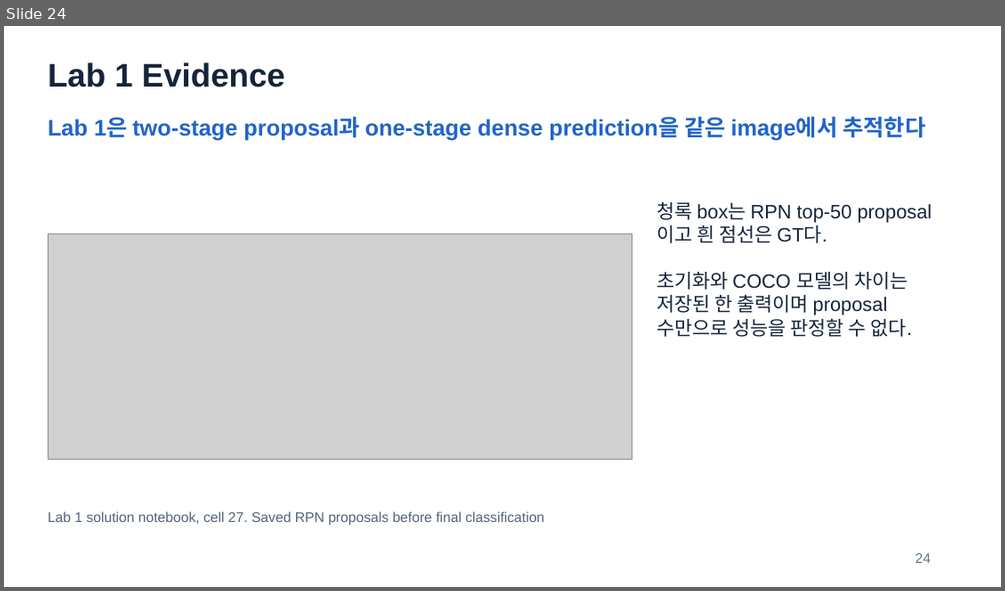
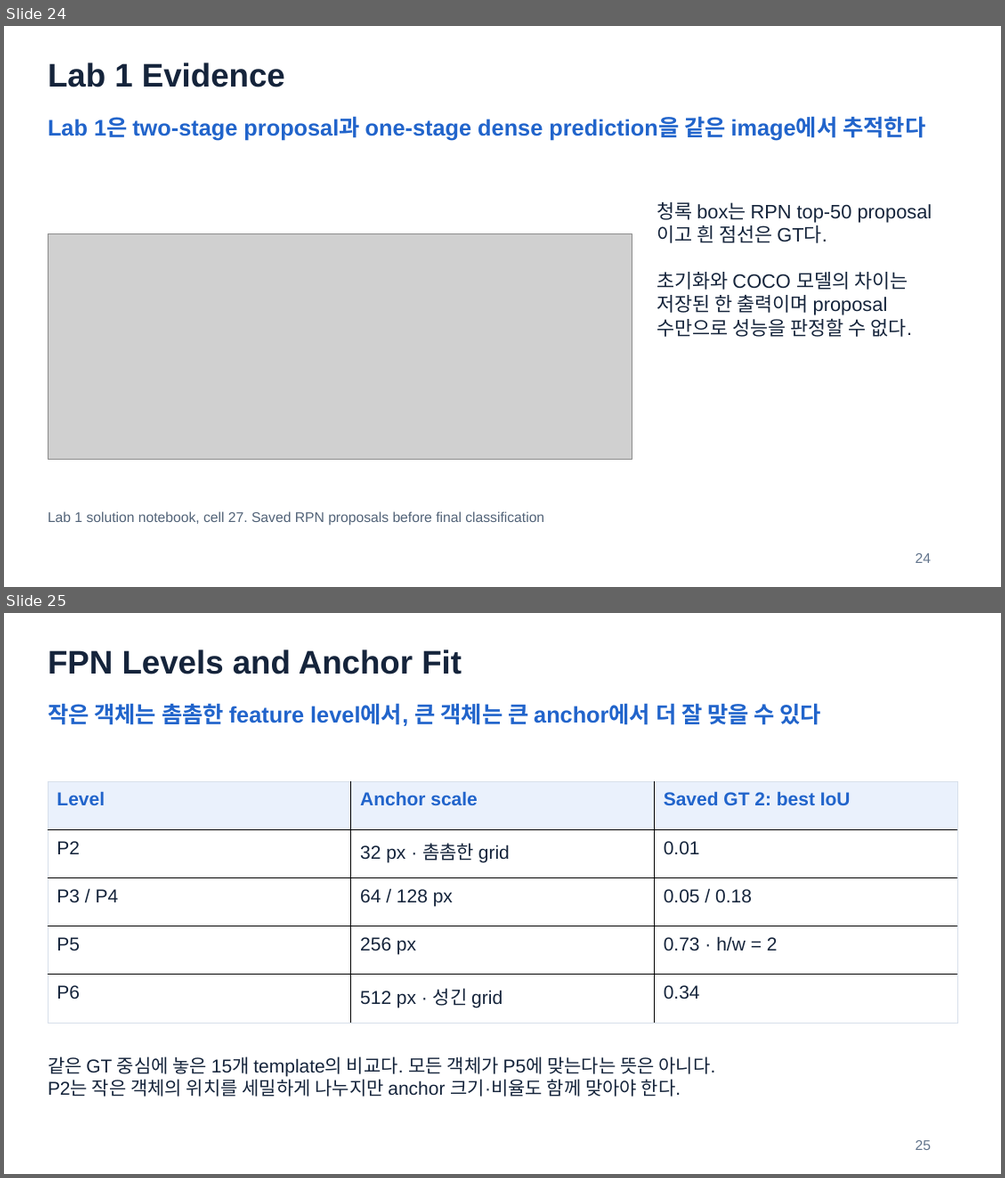
Before and after one commit to HyeonWooNa0861/HyeonWooNa0861.github.io, a slide deck: assets/presentations/study/autonomous-driving/adc-midterm-review-slides.pptx. Shown one above the other, each under a label of ours: slide 24 before the commit, slides 24 and 25 after it. The pictures are 1005x591 and 1005x1178 pixels, drawn with LibreOffice and Linux fonts; fonts in the diff are those of the drawing; grey boxes stand for pictures. Boxes give left, top, right and bottom in pixels: in the first picture for what was removed or moved away, otherwise in the second. Text is boxed around its words. In the diff, an @@ line names an element or a change of style, - is before the commit and + after.

```diff
--- a/assets/presentations/study/autonomous-driving/adc-midterm-review-slides.pptx
+++ b/assets/presentations/study/autonomous-driving/adc-midterm-review-slides.pptx
@@ slide 25 added at (x1=4, y1=613, x2=1001, y2=1174), background #FFFFFF @@
@@ text added at (x1=48, y1=649, x2=461, y2=674), 31.5 pt, text #15243B, bold @@
+FPN Levels and Anchor Fit
@@ text added at (x1=48, y1=703, x2=822, y2=726), 21.8 pt, text #2164CB, bold @@
+작은 객체는 촘촘한 feature level에서, 큰 객체는 큰 anchor에서 더 잘 맞을 수 있다
@@ table added at (x1=48, y1=781, x2=958, y2=1022), 5 rows, 3 columns @@
+Level | Anchor scale | Saved GT 2: best IoU
+P2 | 32 px · 촘촘한 grid | 0.01
+P3 / P4 | 64 / 128 px | 0.05 / 0.18
+P5 | 256 px | 0.73 · h/w = 2
+P6 | 512 px · 성긴 grid | 0.34
@@ text added at (x1=48, y1=1056, x2=716, y2=1096), 18 pt, text #15243B @@
+같은 GT 중심에 놓은 15개 template의 비교다. 모든 객체가 P5에 맞는다는 뜻은 아니다.
+P2는 작은 객체의 위치를 세밀하게 나누지만 anchor 크기·비율도 함께 맞아야 한다.
@@ text added at (x1=915, y1=1140, x2=930, y2=1150), 13.5 pt, text #62748C @@
+25
```
Also in this commit, not shown: 2 slides changed, 10 other slides added, 2 other files.
